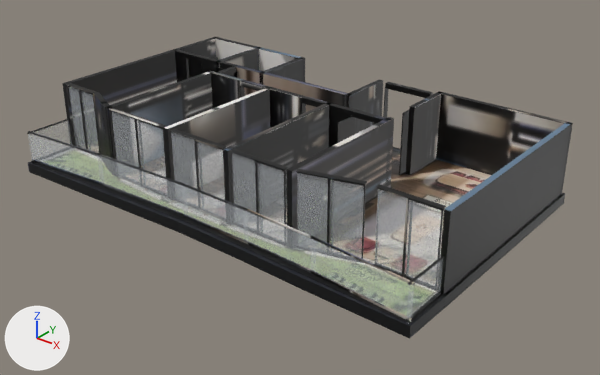
Before and after pictures for a commit that changed the glTF model akasya-3d/koru-16/model.glb.
Both versions are drawn from a camera (50 mm lens) standing at (15.16, -18.32, 11.1) and looking at (0.64, -0.17, -0.15). Lighting does not change. The marker at lower left points along +X, +Y and +Z. The picture after the commit comes second. Where no turn or scale is listed for an object, it has been applied to the vertices. Vertices at exactly the same position are counted once.
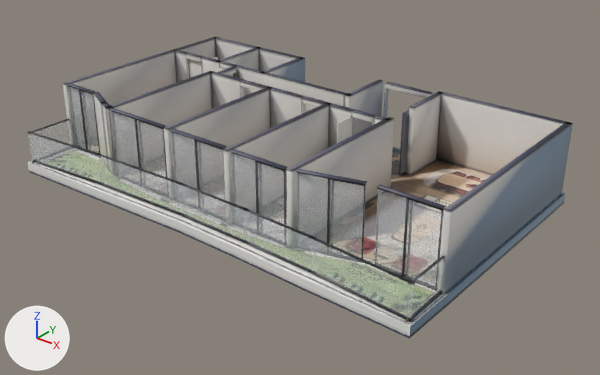
What differs and where, as boxes [x1, y1, x2, y2] in the pictures (600 x 375 px):
'Mesh_0', surface changed (lighter): [28, 37, 573, 339] in both
part 1 of me_mesh_0, added: after [440, 124, 572, 294]
part 2 of me_mesh_0, added: after [444, 122, 573, 212]
part 3 of me_mesh_0, reshaped: before [93, 48, 573, 294]; after [28, 47, 572, 336]
part 4 of me_mesh_0, surface changed (lighter): [28, 37, 564, 337] in both

Edits to the bpy script that builds the scene:
```text
Change mat_baked:
    where n3 = _N.new('ShaderNodeMapping'); n3.name = 'Mapping'
    n3.inputs[1].default_value: (0.00132, -14.96, 0.0) -> (0.00103, -14.97, 0.0)  # 'Location'
    n3.inputs[3].default_value: (15.61, 15.96, 1.0) -> (14.97, 15.97, 1.0)  # 'Scale'
Change me_mesh_0:
    used by ob_mesh_0; location = (-7.32, 4.48, -0.36)
    remove me_mesh_0.from_pydata(...)  # 2406 vertices, 4244 faces; spans x 0.0..14.64, y -8.95..0.0, z 0.0..2.62
    add me_mesh_0.from_pydata(...)  # 2836 vertices, 5184 faces; spans x 0.0..14.64, y -8.95..0.0, z 0.0..2.62
    me_mesh_0 part 1: a new loose piece, a box spanning x 14.39..14.56, y -7.34..-0.25, z 0.36..2.61, in mat_baked
    me_mesh_0 part 2: a new loose piece, a box spanning x 14.388..14.562, y -7.341..-0.248, z 2.61..2.622, in mat_baked
    me_mesh_0 part 3: 2 vertices moved within x 14.56, y -0.24, z 2.61..2.62; 34 vertices removed from x 1.6..14.56, y -7.73..-0.24, z 0.36..2.62; 448 vertices added at x 0.0..14.64, y -8.05..-0.08, z 0.0..2.62
    me_mesh_0 part 4: 3095 kept faces spanning x 0.02..14.64, y -8.95..-0.08, z 0.04..2.62 get new texture (UV) coordinates
```
